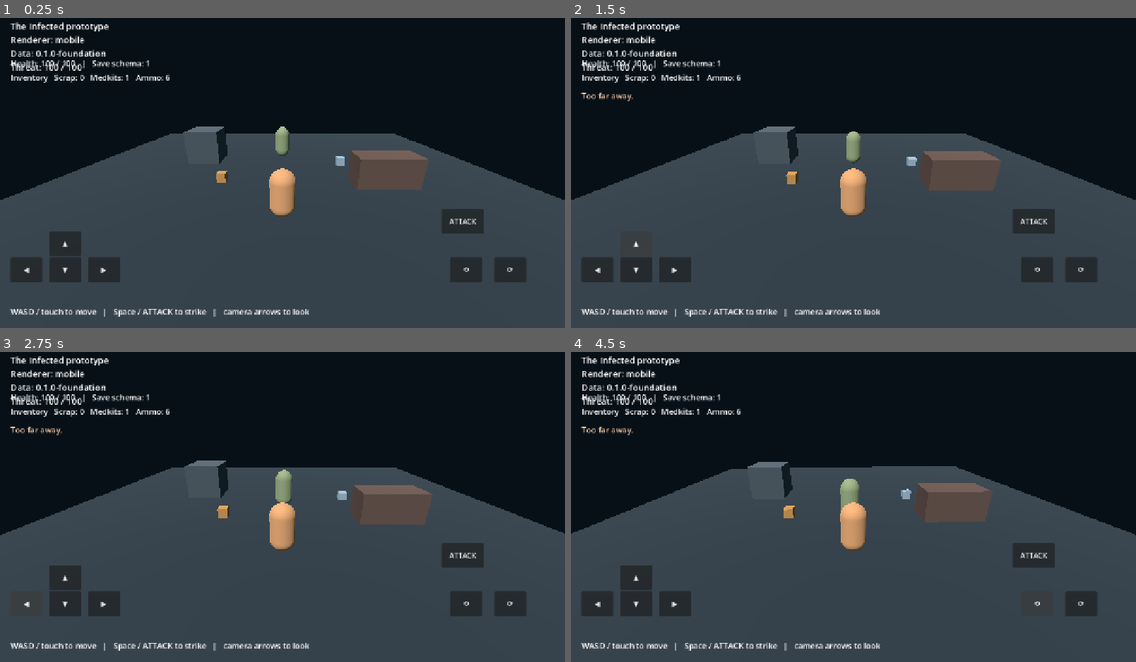
Above: before the commit, frames 1-4 (two rows, left to right).
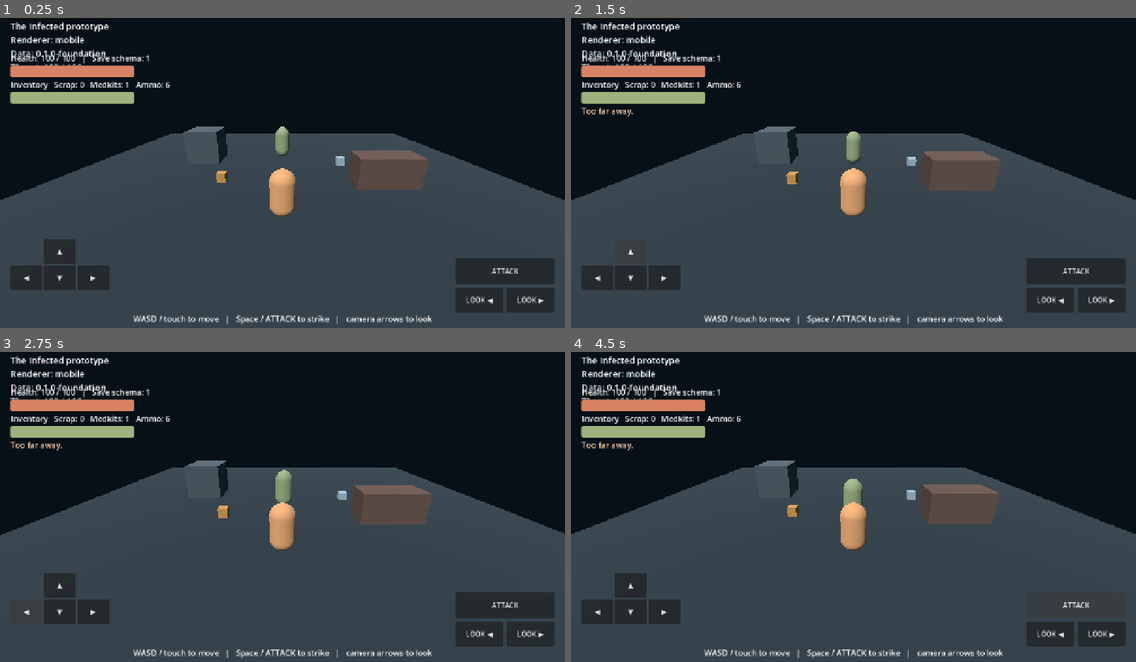
Above: after the commit, the same moments.

Repository: phartmann80/the-infected
Game: Godot game, scene res://scenes/main.tscn
Two runs of this game, one before a commit and one after it. Both use one fixed random seed, a clock stepped at 60 frames per second and the inputs below.
Inputs (mouse positions are in pixels of both pictures, inside the frame that each line leads up to):
- Up to frame 1 (0.25 s): no input
- Up to frame 2 (1.5 s): click "ATTACK" at 0.5 s; click "▲" at 1.25 s
- Up to frame 3 (2.75 s): click "◀" at 2 s
- Up to frame 4 (4.5 s): click "▼" at 2.75 s; click "▶" at 3.5 s; click (1034, 603) at 4.25 s, where only the run before the commit has a clickable "⟲"

The runs differ from the first frame. In frame 1, 7.8% of the frame differs, in the area x 1-98%, y 11-99%; in frame 2, 7.6%; in frame 3, 7.6%; in frame 4, 8.5%, in the area x 0-100%, y 11-99%.

Commit message:
feat(android): improve vertical slice touch feel

Diff:
--- a/apps/android/scripts/main.gd
+++ b/apps/android/scripts/main.gd
@@ -8,6 +8,7 @@
 const ATTACK_RANGE := 2.4
 const ATTACK_DAMAGE := 25
 const STARTING_HEALTH := 100
+const CAMERA_SMOOTHING := 9.0
 
 var game_data: Dictionary = {}
 var player: CharacterBody3D
@@ -27,6 +28,8 @@
 var health_label: Label
 var inventory_label: Label
 var feedback_label: Label
+var health_bar: ProgressBar
+var infected_bar: ProgressBar
 
 
 func _ready() -> void:
@@ -50,7 +53,7 @@
 		_move_infected(delta)
 	_collect_pickups()
 	_handle_attack_input()
-	_update_camera()
+	_update_camera(delta)
 
 	damage_timer = maxf(damage_timer - delta, 0.0)
 	attack_cooldown = maxf(attack_cooldown - delta, 0.0)
@@ -273,7 +276,7 @@
 		_save_game()
 
 
-func _update_camera() -> void:
+func _update_camera(delta: float = 1.0) -> void:
 	if camera == null or player == null:
 		return
 	if held_actions.get("camera_left", false):
@@ -281,59 +284,136 @@
 	if held_actions.get("camera_right", false):
 		camera_yaw += 0.025
 	var offset := Vector3(0.0, 3.4, 6.5).rotated(Vector3.UP, camera_yaw)
-	camera.global_position = player.global_position + offset
+	var target_position := player.global_position + offset
+	var smoothing_weight := clampf(delta * CAMERA_SMOOTHING, 0.0, 1.0)
+	camera.global_position = camera.global_position.lerp(target_position, smoothing_weight)
 	camera.look_at(player.global_position + Vector3(0.0, 0.9, 0.0), Vector3.UP)
 
 
 func _build_touch_controls() -> void:
 	var canvas := CanvasLayer.new()
 	add_child(canvas)
+	var hud_root := Control.new()
+	hud_root.set_anchors_and_offsets_preset(Control.PRESET_FULL_RECT)
+	hud_root.mouse_filter = Control.MOUSE_FILTER_PASS
+	canvas.add_child(hud_root)
 
 	status_label = Label.new()
 	status_label.position = Vector2(24.0, 20.0)
+	status_label.size = Vector2(560.0, 68.0)
+	status_label.autowrap_mode = TextServer.AUTOWRAP_WORD_SMART
 	status_label.add_theme_font_size_override("font_size", 20)
-	canvas.add_child(status_label)
+	hud_root.add_child(status_label)
 
 	health_label = Label.new()
-	health_label.position = Vector2(24.0, 106.0)
+	health_label.position = Vector2(24.0, 94.0)
 	health_label.add_theme_font_size_override("font_size", 18)
-	canvas.add_child(health_label)
+	hud_root.add_child(health_label)
+	health_bar = _build_progress_bar(hud_root, Vector2(24.0, 124.0), Color("d98263"))
 
 	inventory_label = Label.new()
-	inventory_label.position = Vector2(24.0, 138.0)
+	inventory_label.position = Vector2(24.0, 154.0)
 	inventory_label.add_theme_font_size_override("font_size", 18)
-	canvas.add_child(inventory_label)
+	hud_root.add_child(inventory_label)
+	infected_bar = _build_progress_bar(hud_root, Vector2(24.0, 184.0), Color("9eb27e"))
 
 	feedback_label = Label.new()
-	feedback_label.position = Vector2(24.0, 180.0)
+	feedback_label.position = Vector2(24.0, 214.0)
+	feedback_label.size = Vector2(620.0, 46.0)
+	feedback_label.autowrap_mode = TextServer.AUTOWRAP_WORD_SMART
 	feedback_label.add_theme_color_override("font_color", Color("ffd2ae"))
 	feedback_label.add_theme_font_size_override("font_size", 18)
-	canvas.add_child(feedback_label)
-
-	_add_touch_button(canvas, "▲", "up", Vector2(112.0, 500.0))
-	_add_touch_button(canvas, "◀", "left", Vector2(24.0, 560.0))
-	_add_touch_button(canvas, "▼", "down", Vector2(112.0, 560.0))
-	_add_touch_button(canvas, "▶", "right", Vector2(200.0, 560.0))
-	_add_touch_button(canvas, "⟲", "camera_left", Vector2(1020.0, 560.0))
-	_add_touch_button(canvas, "⟳", "camera_right", Vector2(1120.0, 560.0))
-	_add_touch_button(canvas, "ATTACK", "attack", Vector2(1000.0, 450.0))
+	hud_root.add_child(feedback_label)
+
+	var dpad := GridContainer.new()
+	dpad.columns = 3
+	dpad.add_theme_constant_override("h_separation", 4)
+	dpad.add_theme_constant_override("v_separation", 4)
+	_set_bottom_left(dpad, 24.0, 26.0, 224.0, 176.0)
+	hud_root.add_child(dpad)
+	_add_touch_spacer(dpad)
+	_add_touch_button(dpad, "▲", "up")
+	_add_touch_spacer(dpad)
+	_add_touch_button(dpad, "◀", "left")
+	_add_touch_button(dpad, "▼", "down")
+	_add_touch_button(dpad, "▶", "right")
+
+	var action_panel := VBoxContainer.new()
+	action_panel.add_theme_constant_override("separation", 8)
+	_set_bottom_right(action_panel, 24.0, 26.0, 224.0, 132.0)
+	hud_root.add_child(action_panel)
+	_add_touch_button(action_panel, "ATTACK", "attack", Vector2(224.0, 58.0))
+	var camera_row := HBoxContainer.new()
+	camera_row.add_theme_constant_override("separation", 8)
+	action_panel.add_child(camera_row)
+	_add_touch_button(camera_row, "LOOK ◀", "camera_left", Vector2(108.0, 56.0))
+	_add_touch_button(camera_row, "LOOK ▶", "camera_right", Vector2(108.0, 56.0))
 
 	var instructions := Label.new()
 	instructions.text = "WASD / touch to move   |   Space / ATTACK to strike   |   camera arrows to look"
-	instructions.position = Vector2(24.0, 670.0)
+	instructions.set_anchors_preset(Control.PRESET_BOTTOM_WIDE)
+	instructions.offset_left = 24.0
+	instructions.offset_top = -34.0
+	instructions.offset_right = -24.0
+	instructions.offset_bottom = -8.0
+	instructions.horizontal_alignment = HORIZONTAL_ALIGNMENT_CENTER
 	instructions.add_theme_font_size_override("font_size", 18)
-	canvas.add_child(instructions)
-
-
-func _add_touch_button(canvas: CanvasLayer, label: String, action: String, position: Vector2) -> void:
+	hud_root.add_child(instructions)
+
+
+func _build_progress_bar(parent: Control, position: Vector2, fill_color: Color) -> ProgressBar:
+	var progress := ProgressBar.new()
+	progress.position = position
+	progress.size = Vector2(280.0, 18.0)
+	progress.max_value = STARTING_HEALTH
+	progress.show_percentage = false
+	progress.add_theme_stylebox_override("background", _bar_style(Color("1c252c")))
+	progress.add_theme_stylebox_override("fill", _bar_style(fill_color))
+	parent.add_child(progress)
+	return progress
+
+
+func _bar_style(color: Color) -> StyleBoxFlat:
+	var style := StyleBoxFlat.new()
+	style.bg_color = color
+	style.corner_radius_top_left = 5
+	style.corner_radius_top_right = 5
+	style.corner_radius_bottom_left = 5
+	style.corner_radius_bottom_right = 5
+	return style
+
+
+func _set_bottom_left(control: Control, distance_left: float, distance_bottom: float, width: float, height: float) -> void:
+	control.set_anchors_preset(Control.PRESET_BOTTOM_LEFT)
+	control.offset_left = distance_left
+	control.offset_top = -distance_bottom - height
+	control.offset_right = distance_left + width
+	control.offset_bottom = -distance_bottom
+
+
+func _set_bottom_right(control: Control, distance_right: float, distance_bottom: float, width: float, height: float) -> void:
+	control.set_anchors_preset(Control.PRESET_BOTTOM_RIGHT)
+	control.offset_left = -distance_right - width
+	control.offset_top = -distance_bottom - height
+	control.offset_right = -distance_right
+	control.offset_bottom = -distance_bottom
+
+
+func _add_touch_spacer(parent: Control) -> void:
+	var spacer := Control.new()
+	spacer.custom_minimum_size = Vector2(72.0, 56.0)
+	parent.add_child(spacer)
+
+
+func _add_touch_button(parent: Control, label: String, action: String, button_size: Vector2 = Vector2(72.0, 56.0)) -> void:
 	var button := Button.new()
 	button.text = label
-	button.position = position
-	button.size = Vector2(96.0 if action == "attack" else 72.0, 56.0)
+	button.custom_minimum_size = button_size
+	button.size = button_size
 	button.focus_mode = Control.FOCUS_NONE
 	button.button_down.connect(func() -> void: held_actions[action] = true)
 	button.button_up.connect(func() -> void: held_actions[action] = false)
-	canvas.add_child(button)
+	parent.add_child(button)
 
 
 func _update_hud() -> void:
@@ -347,6 +427,9 @@
 	status_label.text = "The Infected prototype\n%s\nData: %s\n%s" % [renderer_note, game_data.get("content_version", "unknown"), threat_note]
 	health_label.text = "Health: %d / %d   |   Save schema: %d" % [health, STARTING_HEALTH, SAVE_SCHEMA_VERSION]
 	inventory_label.text = "Inventory   Scrap: %d   Medkits: %d   Ammo: %d" % [inventory.get("scrap", 0), inventory.get("medkits", 0), inventory.get("ammo", 0)]
+	health_bar.value = health
+	infected_bar.value = infected_health
+	infected_bar.visible = infected != null
 
 
 func _set_feedback(message: String, duration: float) -> void:
Not shown, changed: apps/android/README.md
